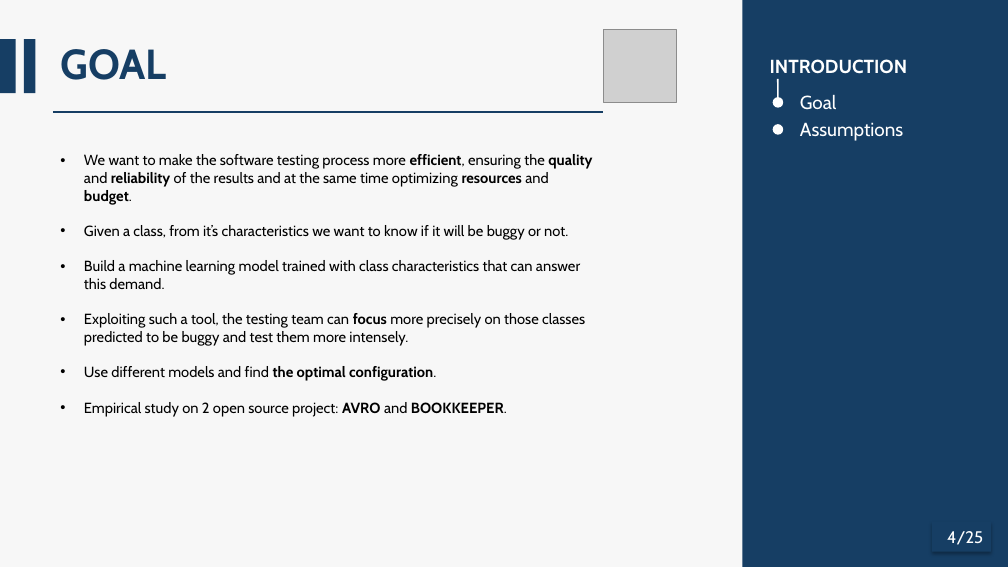
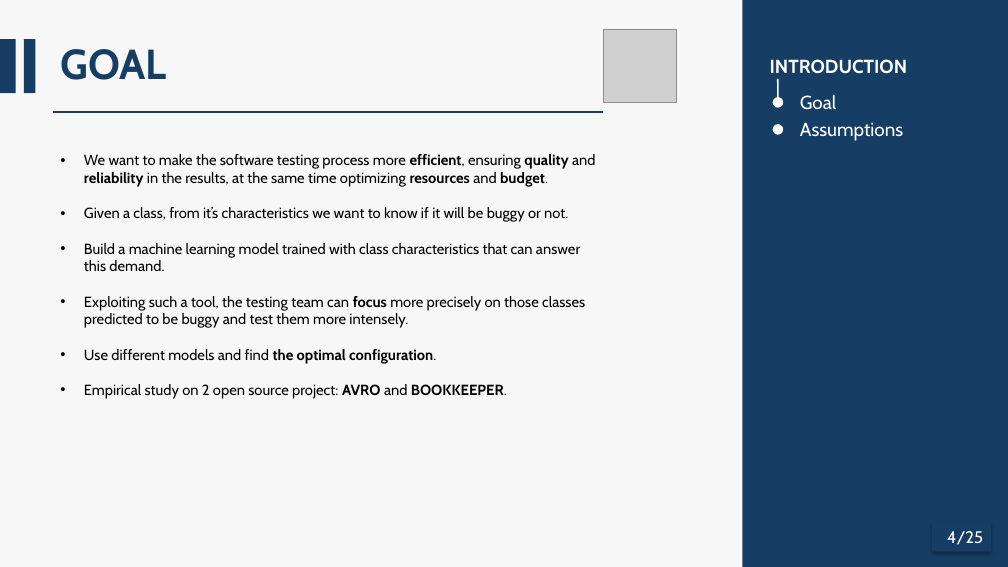
Before and after one commit to AlessandroFinocchi/ISW2_Metrics_Proj, a slide deck: slide 4 of docs/ISW2_Presentation.pptm. Drawn at 1008x567 pixels with LibreOffice and Linux fonts; fonts in the diff are those of the drawing; grey boxes stand for pictures. Boxes give left, top, right and bottom in pixels: in the first picture for what was removed or moved away, otherwise in the second. Text is boxed around its words. In the diff, an @@ line names an element or a change of style, - is before the commit and + after.

```diff
--- a/docs/ISW2_Presentation.pptm
+++ b/docs/ISW2_Presentation.pptm
@@ text at (84,154,595,187): text changed @@
-• We want to make the software testing process more efficient, ensuring the quality and reliability of the results and at the same time optimizing resources and budget.
+• We want to make the software testing process more efficient, ensuring quality and reliability in the results, at the same time optimizing resources and budget.
```
Also in this commit, not shown: 13 other slides changed.
